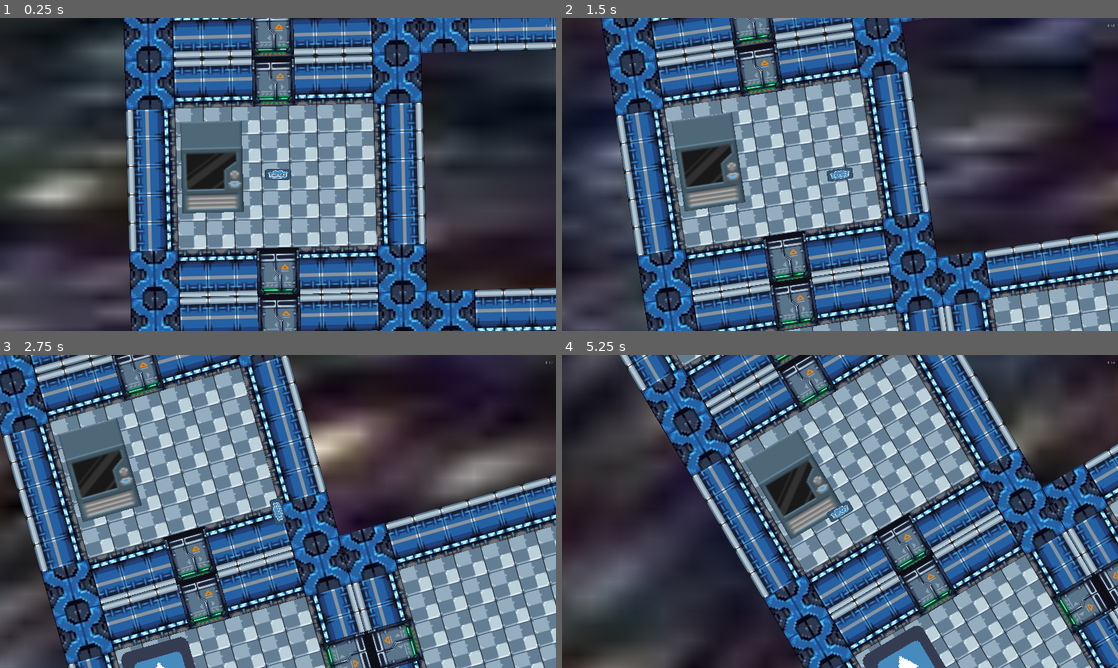
Above: before the commit, frames 1-4 (two rows, left to right).
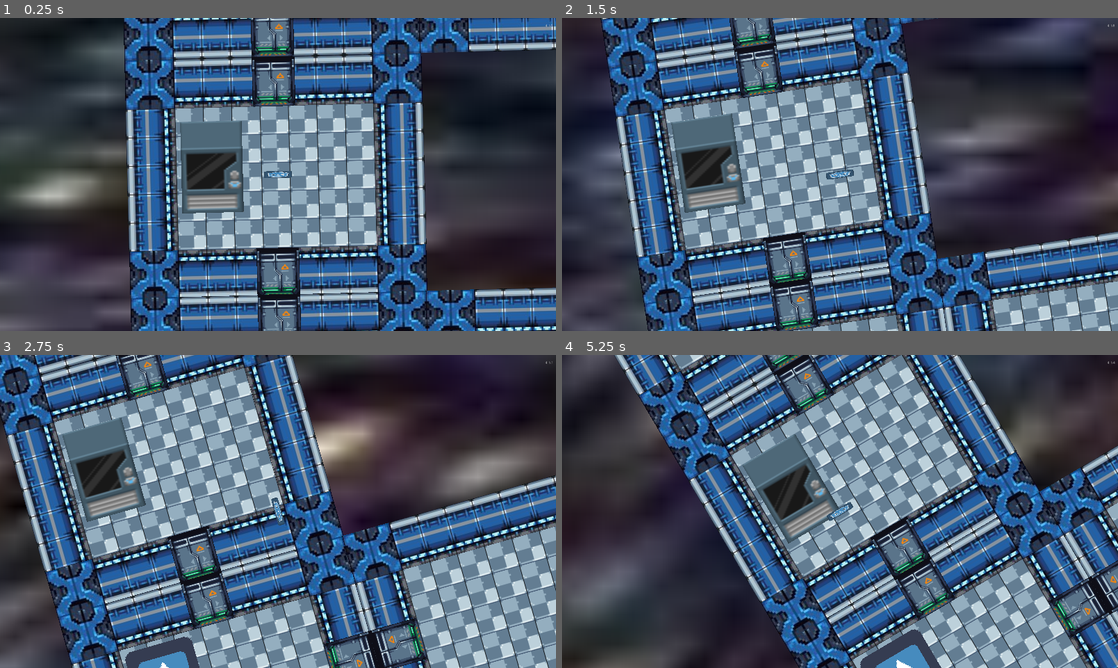
Above: after the commit, the same moments.

Repository: turtlewit/BlackHoleGameJamGame
Game: Godot game, scene res://Scenes/Main.tscn
Two runs of this game, one before a commit and one after it. Both use one fixed random seed, a clock stepped at 60 frames per second and the inputs below. The engine's default icon, where the game draws it, is replaced by a stand-in: a white triangle on a blue panel in a dark square.
Inputs (mouse positions are in pixels of both pictures, inside the frame that each line leads up to):
- Up to frame 1 (0.25 s): no input
- Up to frame 2 (1.5 s): move the mouse to (962, 158) at 0.52 s; hold D (move_right) 0.53-1.28 s; tap E (interact) at 0.6, 1.35 s; click (962, 158) at 0.67 s; move the mouse to (728, 190) at 1.27 s; hold S (move_down) from 1.28 s (still down)
- Up to frame 3 (2.75 s): move the mouse to (333, 442) at 2.02 s; release S (move_down) at 2.03 s; hold D (move_right) from 2.03 s (still down); tap E (interact) at 2.1 s
- Up to frame 4 (5.25 s): move the mouse to (812, 574) at 2.77 s; release D (move_right) at 2.78 s; hold W (move_up) 2.78-3.53 s; tap E (interact) every 0.75 s from 2.85 to 5.1 s; click (812, 574) at 2.92 s; move the mouse to (1006, 558) at 3.52 s; hold A (move_left) 3.53-5.03 s; move the mouse to (673, 464) at 4.27 s; move the mouse to (867, 511) at 5.02 s; hold S (move_down) from 5.03 s (still down); click (867, 511) at 5.17 s

The runs differ from the first frame. In frame 1, 0.1% of the frame differs, in the area x 47-53%, y 48-52%; in frame 2, 22%; in frame 3, 41%; in frame 4, 43%, in the area x 9-100%, y 0-100%.

Commit message:
tweak player movement i lied

Diff:
--- a/Prefabs/Player.tscn
+++ b/Prefabs/Player.tscn
@@ -3,25 +3,26 @@
 [ext_resource path="res://Scripts/Player.gd" type="Script" id=1]
 [ext_resource path="res://Assets/player_sprite.png" type="Texture" id=2]
 
-[sub_resource type="RectangleShape2D" id=1]
+[sub_resource type="CircleShape2D" id=1]
 
 custom_solver_bias = 0.0
-extents = Vector2( 32.1155, 32.122 )
+radius = 22.0289
 
-[node name="KinematicBody2D" type="KinematicBody2D" index="0"]
+[node name="Player" type="KinematicBody2D" index="0"]
 
-scale = Vector2( 1.39844, 0.601563 )
 input_pickable = false
 collision_layer = 1
 collision_mask = 1
 collision/safe_margin = 0.08
 script = ExtResource( 1 )
+_sections_unfolded = [ "Transform", "collision" ]
+
+[node name="PlayerSprite" type="Sprite" parent="." index="0"]
+
+scale = Vector2( 1, 0.25 )
+texture = ExtResource( 2 )
 _sections_unfolded = [ "Transform" ]
 
-[node name="Sprite" type="Sprite" parent="." index="0"]
-
-texture = ExtResource( 2 )
-
-[node name="CollisionShape2D" type="CollisionShape2D" parent="." index="1"]
+[node name="PlayerCollider" type="CollisionShape2D" parent="." index="1"]
 
 shape = SubResource( 1 )
--- a/Scenes/Main.tscn
+++ b/Scenes/Main.tscn
@@ -9,7 +9,7 @@
 [ext_resource path="res://Prefabs/MainCamera.tscn" type="PackedScene" id=7]
 [ext_resource path="res://Prefabs/UI.tscn" type="PackedScene" id=8]
 
-[node name="Node2D" type="Node2D" index="0"]
+[node name="Node2D" type="Node2D"]
 
 [node name="Sprite" type="Sprite" parent="." index="0"]
 
@@ -40,6 +40,7 @@
 [node name="KinematicBody2D" parent="ShipAnchor1/ShipAnchor2" index="1" instance=ExtResource( 6 )]
 
 position = Vector2( -3025.29, -52.8809 )
+scale = Vector2( 1.5, 1.5 )
 
 [node name="Camera2D" parent="ShipAnchor1/ShipAnchor2/KinematicBody2D" index="2" instance=ExtResource( 7 )]
 
--- a/Scripts/Player.gd
+++ b/Scripts/Player.gd
@@ -3,22 +3,26 @@
 var speed = 300
 var velocity = Vector2()
 
+onready var sprite = $PlayerSprite
+
 func get_input():
 	velocity = Vector2()
 	if Input.is_action_pressed('move_right'):
 		velocity.x += 1
-		set_rotation_degrees(270)
+		sprite.set_rotation_degrees(270)
 	if Input.is_action_pressed('move_left'):
 		velocity.x -= 1
-		set_rotation_degrees(90)
+		sprite.set_rotation_degrees(90)
 	if Input.is_action_pressed('move_down'):
 		velocity.y += 1
-		set_rotation_degrees(0)
+		sprite.set_rotation_degrees(0)
 	if Input.is_action_pressed('move_up'):
 		velocity.y -= 1
-		set_rotation_degrees(180)
+		sprite.set_rotation_degrees(180)
 	velocity = velocity.normalized() * speed
 
+func _process(delta):
+	get_input()
+
 func _physics_process(delta):
-	get_input()
-	velocity = move_and_collide(velocity * delta)
+	move_and_collide(velocity * delta)
